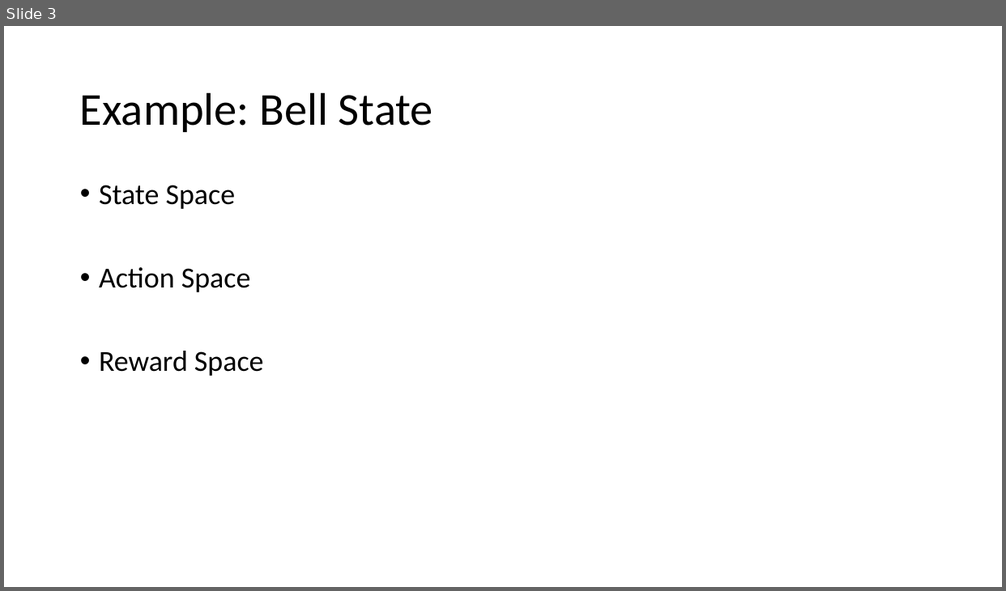
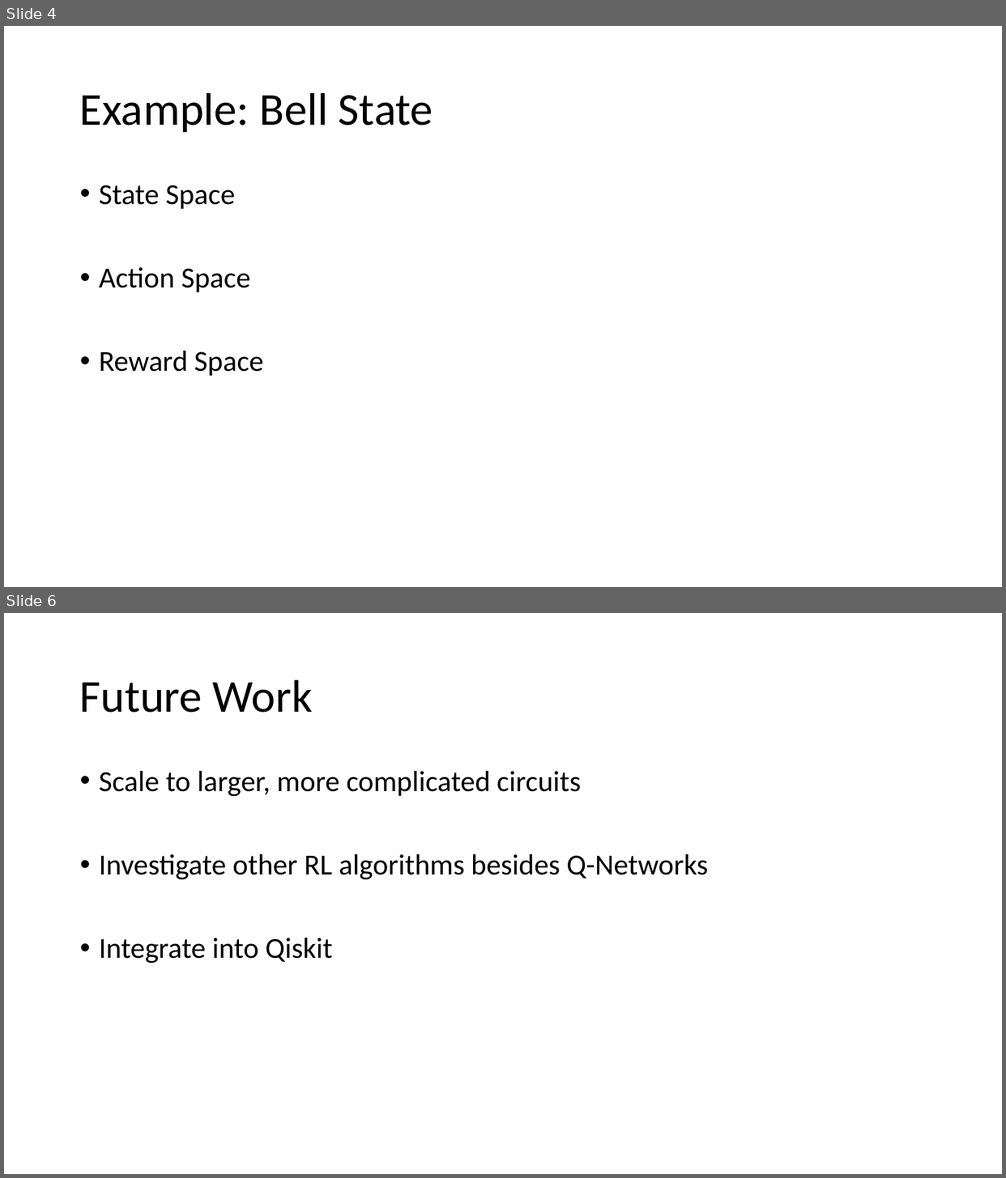
Before and after one commit to dacozai/QuantumDeepAdvantage, a slide deck: Presentation.pptx. Shown one above the other, each under a label of ours: slide 3 before the commit, slides 4 and 6 after it; the slides between them are not shown. The pictures are 1006x591 and 1006x1178 pixels, drawn with LibreOffice and Linux fonts; fonts in the diff are those of the drawing. Boxes give left, top, right and bottom in pixels: in the first picture for what was removed or moved away, otherwise in the second. Text is boxed around its words. In the diff, an @@ line names an element or a change of style, - is before the commit and + after.

Commit message:
2nd presentation commit

```diff
--- a/Presentation.pptx
+++ b/Presentation.pptx
@@ slide 6 added at [4, 613, 1002, 1174], background #FFFFFF @@
@@ title added at [80, 679, 313, 713], 44 pt, text #000000 @@
+Future Work
@@ text added at [99, 771, 709, 963], 28 pt, text #000000 @@
+• Scale to larger, more complicated circuits
+• Investigate other RL algorithms besides Q-Networks
+• Integrate into Qiskit
@@ what was slide 3 is now slide 4 @@
```
Also in this commit, not shown: 3 other slides added, 1 other file.
